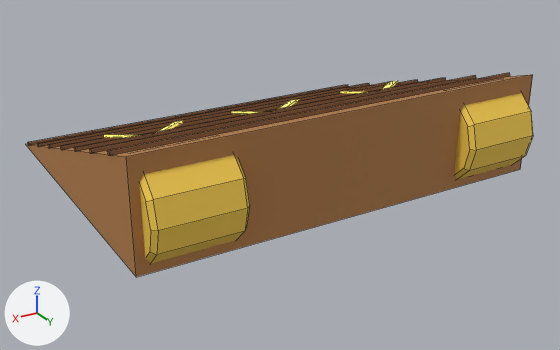
Renders of the Blender file blender/models/ramp.blend from each side of a commit.
Rendered twice from a camera (50 mm lens) standing at (4.57, 8.04, 3.71) and looking at (0.02, 0.46, -0.09). The axes (+X, +Y, +Z) are drawn at lower left. The lights are the same throughout. The first picture is the older version. Mesh edges are drawn as thin lines.

Objects in the first picture: 'Ramp'.
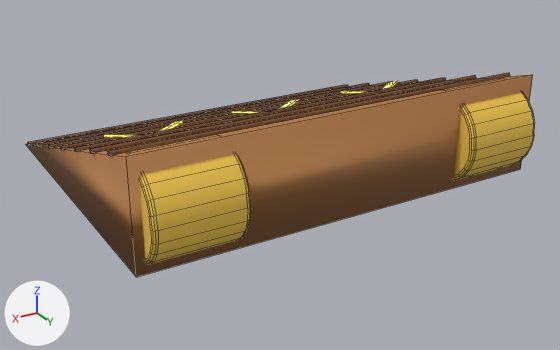
Location of each change, (x1, y1, x2, y2) in pixels of the pictures (560 x 350 px):
'Ramp', reshaped: before (26, 73, 533, 277); after (26, 73, 535, 277)
part 1 of me_deck, added (yellow): after (447, 79, 535, 180)
part 2 of me_deck, added (yellow): after (130, 134, 251, 264)

The change in detail:
me_deck is used by ob_ramp; location (0.0, 0.0, 0.0).
me_deck had 206 vertices, 159 faces and spanned x -2.53..2.53, y -2.0..2.25, z 0.0..1.2.
me_deck now has 494 vertices, 423 faces and spans x -2.53..2.53, y -2.0..2.25, z 0.0..1.2.
me_deck part 1: 144 vertices added at x -2.4..-1.4, y 1.16..2.24, z 0.01..1.09.
me_deck part 2: 144 vertices added at x 1.4..2.4, y 1.16..2.24, z 0.01..1.09.
me_deck part 3: the surface is now shaded smooth.
